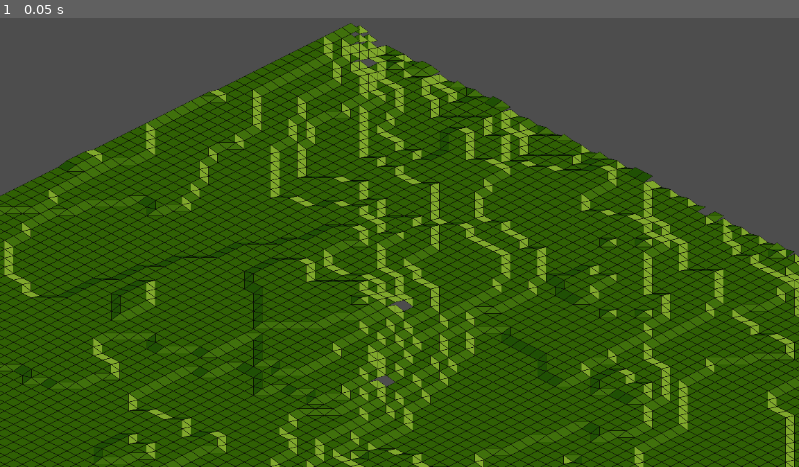
Above: before the commit, frame 1.
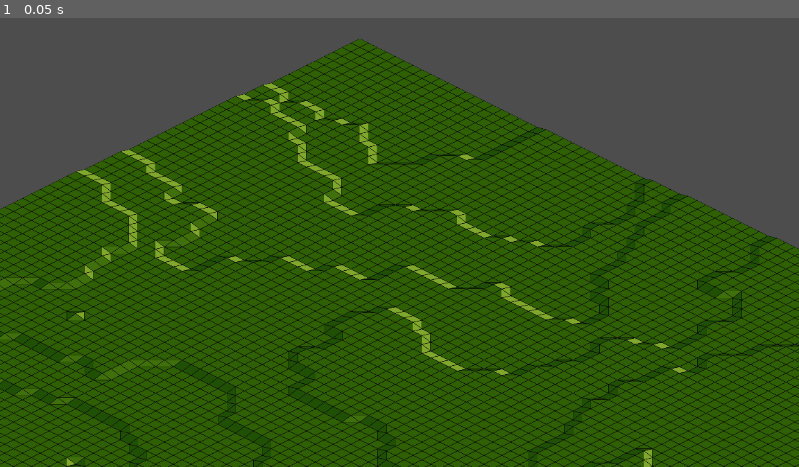
Above: after the commit, the same moment.

Repository: aligator/height-tile-map-godot
Game: Godot game, scene res://world.tscn
Same seed, same stepped clock (60 frames per second), same inputs: the game is played once before the commit and once after it.
Inputs:
- Up to frame 1 (0.05 s): no input

The runs differ from the first frame. In frame 1, 29% of the frame differs, in the area x 0-100%, y 1-100%.

Commit message:
Fix Diamond Square algorithm and validate heights to be valid (#1)
* Add height checks to DiamondSquare

* Add some tests

* Fix square step running too often

* Fix another diamond square issue

* Fix square step with wrong min-height calculation

Diff:
--- a/heightTileMap/HeightTileMap.gd
+++ b/heightTileMap/HeightTileMap.gd
@@ -1,6 +1,7 @@
 extends Node2D
 class_name HeightTileMap
 
+@export var seed: int = 0
 @export var size: int = 16
 @export var max_height: int = 16
 @export var roughness: float = 30
@@ -20,6 +21,12 @@
 # Called when the node enters the scene tree for the first time.
 func _ready():
 	var rand = RandomNumberGenerator.new()
+	if seed != 0:
+		rand.set_seed(seed)
+
+	print("Seed:")
+	print(rand.seed)
+
 	heights = map_generator.generate(size+1, roughness, max_height-1, rand)
 
 	# print the map line by line
--- a/heightTileMap/heightTileMap.tscn
+++ b/heightTileMap/heightTileMap.tscn
@@ -12,7 +12,6 @@
 map_generator_script = ExtResource("3_kysf3")
 
 [node name="OpenTTDBaseMap" type="TileMap" parent="."]
-visible = false
 y_sort_enabled = true
 tile_set = ExtResource("3_3xdus")
 format = 2
--- a/project.godot
+++ b/project.godot
@@ -13,3 +13,7 @@
 config/name="TTDmap"
 run/main_scene="res://world.tscn"
 config/features=PackedStringArray("4.0", "Forward Plus")
+
+[editor_plugins]
+
+enabled=PackedStringArray("res://addons/gut/plugin.cfg")
--- a/scripts/diamondSquare.gd
+++ b/scripts/diamondSquare.gd
@@ -3,36 +3,127 @@
 # https://medium.com/@nickobrien/diamond-square-algorithm-explanation-and-c-implementation-5efa891e486f
 # https://peterellisjones.com/posts/generating-transport-tycoon-terrain/
 # https://craftofcoding.wordpress.com/tag/diamond-square-algorithm/
+#
+# Note that some ressources swap the naming between the diamond_step and the square_step.
+# I name it like in wikipedia https://upload.wikimedia.org/wikipedia/commons/b/bf/Diamond_Square.svg
 
 func print_map(map):
 	# Print the map line by line
 	for x in range(0, map.size()):
-		var line = ""
+		var line = "  | "
+		if x == map.size()/2:
+			line = "Y | "
+
 		for y in range(0, map[x].size()):
-			line += str(map[x][y]) + " "
+			line += str("%0*d " % [2, map[y][x]])
 		print(line)
-	print("_______________")
+	print("  ____________________________")
+	print("               X\n")
 
-func diamondStep(map: Array[Array], x: int, y: int, reach: int, size: int, roughness: float, max_height: int, rand: RandomNumberGenerator):
+# Sets the center based on the height of four edge points
+#
+# 7  0  0  0  1
+# 0  0  0  0  0
+# 0  0  15 0  0
+# 0  0  0  0  0
+# 14 0  0  0  13
+func diamond_step(map: Array[Array], x: int, y: int, reach: int, size: int, roughness: float, max_height: int, rand: RandomNumberGenerator):
+	# avg over the 4 corners of the square
+	var top_left = map[x][y]
+	var top_right = map[x + size][y]
+	var bottom_left = map[x][y + size]
+	var bottom_right = map[x + size][y + size]
+
+	var avg = (top_left + top_right + bottom_left + bottom_right) / 4.0
+	avg += rand.randf_range(-roughness, roughness)
+
+	var local_max_height = min(
+		max_height,
+		top_left + reach,
+		top_right + reach,
+		bottom_left + reach,
+		bottom_right + reach,
+	)
+
+	var local_min_height = max(
+		0,
+		top_left - reach,
+		top_right - reach,
+		bottom_left - reach,
+		bottom_right - reach,
+	)
+
+	var center_x = x + reach
+	var center_y = y + reach
+	if center_x - reach*2 >= 0:
+		var pos = map[center_x-reach*2][center_y]
+		if pos != -1:
+			local_min_height = max(local_min_height, pos - reach*2)
+			local_max_height = min(local_max_height, pos + reach*2)
+	if center_x + reach*2 < map.size():
+		var pos = map[center_x+reach*2][center_y]
+		if pos != -1:
+			local_min_height = max(local_min_height, pos - reach*2)
+			local_max_height = min(local_max_height, pos + reach*2)
+	if center_y - reach*2 >= 0:
+		var pos = map[center_x][center_y-reach*2]
+		if pos != -1:
+			local_min_height = max(local_min_height, pos - reach*2)
+			local_max_height = min(local_max_height, pos + reach*2)
+	if center_y + reach*2 < map.size():
+		var pos = map[center_x][center_y+reach*2]
+		if pos != -1:
+			local_min_height = max(local_min_height, pos - reach*2)
+			local_max_height = min(local_max_height, pos + reach*2)
+
+	# Set the center to the average of the corners + random value
+	avg = clampi(roundi(avg), max(0, min(local_min_height, local_max_height)), max(0, local_max_height))
+
+	map[x + reach][y + reach] = avg
+
+# Sets the center of the sides of the square.
+# Each call only sets one side based on the reach. But together al
+# 'X' in the drawing below get set.
+#
+# 7  0  X  0  1
+# 0  0  0  0  0
+# X  0  15 0  X
+# 0  0  0  0  0
+# 14 0  X  0  13
+func square_step(map: Array[Array], x: int, y: int, reach: int, size: int, roughness: float, max_height: int, rand: RandomNumberGenerator):
 	var count = 0
 	var avg = 0.0
+	var local_max_height = max_height
+	var local_min_height = 0
+
 	if x - reach >= 0:
-		avg += map[x-reach][y-reach]
+		avg += map[x-reach][y]
 		count+=1
+		local_min_height = max(local_min_height, map[x-reach][y] - reach)
+		local_max_height = min(local_max_height, map[x-reach][y] + reach)
 	if x + reach < size:
 		avg += map[x+reach][y]
 		count+=1
+		local_min_height = max(local_min_height, map[x+reach][y] - reach)
+		local_max_height = min(local_max_height, map[x+reach][y] + reach)
 	if y - reach >= 0:
 		avg += map[x][y-reach]
 		count+=1
+		local_min_height = max(local_min_height, map[x][y-reach] - reach)
+		local_max_height = min(local_max_height, map[x][y-reach] + reach)
 	if y + reach < size:
 		avg += map[x][y+reach]
 		count+=1
+		local_min_height = max(local_min_height, map[x][y+reach] - reach)
+		local_max_height = min(local_max_height, map[x][y+reach] + reach)
 
+#	local_min_height = max(local_min_height, map[x][y]-reach)
+#	local_max_height = min(local_max_height, map[x][y]+reach)
+
+	avg /= count
 	avg += rand.randf_range(-roughness, roughness)
-	avg /= count
-	map[x][y] = clampi(roundi(avg), 0, max_height)
 
+	map[x][y] = clampi(roundi(avg), max(0, min(local_min_height, local_max_height)), max(0, local_max_height))
 
 # generate a height map as a two dimensional array out of integers.
 # Size must be 2^n + 1 -> 3, 5, 9, 17, ... 257
@@ -42,56 +133,50 @@
 	for x in range(0, size):
 		var row: Array = []
 		for y in range(0, size):
-			row.append(0)
+			row.append(-1)
 		map.append(row)
 
 	# Set the corners to random values
-	map[0][0] = rand.randi_range(0, max_height)
-	map[size-1][0] = rand.randi_range(0, max_height)
-	map[0][size-1] = rand.randi_range(0, max_height)
-	map[size-1][size-1] = rand.randi_range(0, max_height)
+#	map[0][0] = rand.randi_range(0, max_height)
+#	map[size-1][0] = rand.randi_range(0, max_height)
+#	map[0][size-1] = rand.randi_range(0, max_height)
+#	map[size-1][size-1] = rand.randi_range(0, max_height)
+	map[0][0] = 2
+	map[size-1][0] = 1
+	map[0][size-1] = 6
+	map[size-1][size-1] = 4
 
 	var side_length: int = size - 1
 	while side_length >= 2:
 		var half_length = floori(side_length / 2.0);
-		# Caclulate the ssquare values
 		for x in range(0, size - 1, side_length):
 			for y in range(0, size - 1, side_length):
+				diamond_step(map, x, y, half_length, side_length, roughness, max_height, rand)
 
-				# avg over the 4 corners of the square
-				var top_left = map[x][y]
-				var top_right = map[x + side_length][y]
-				var bottom_left = map[x][y + side_length]
-				var bottom_right = map[x + side_length][y + side_length]
+		if size <= 16:
+			print("diamond")
+			print_map(map)
 
-				var avg = (top_left + top_right + bottom_left + bottom_right) / 4.0
-				avg += rand.randf_range(-roughness, roughness)
-
-				# Set the center to the average of the corners + random value
-				avg = clampi(roundi(avg), 0, max_height)
-
-				map[x + half_length][y + half_length] = avg
-
-		print_map(map)
-
-		# Calculate the diamondSteps
 		var col = 0
-		for x in range(0, size+half_length, half_length):
+		for x in range(0, size+1, half_length):
 			col += 1
 			# If this is an odd column
 			if col % 2 == 1:
 				for y in range(half_length, size, side_length):
-					diamondStep(map, x % size, y % size, half_length, size, roughness, max_height, rand)
+					square_step(map, x % size, y % size, half_length, size, roughness, max_height, rand)
 			else:
 				for y in range(0, size, side_length):
-					diamondStep(map, x % size, y % size, half_length, size, roughness, max_height, rand)
+					square_step(map, x % size, y % size, half_length, size, roughness, max_height, rand)
 
-		print_map(map)
+		if size <= 16:
+			print("square")
+			print_map(map)
 
 		roughness /= 2.0
 		side_length /= 2
 
-	print_map(map)
+	if size <= 16:
+		print_map(map)
 
 	# Return the map
 	return map
--- /dev/null
+++ b/test/unit/scripts/diamondSquareTest.gd
@@ -0,0 +1,252 @@
+extends GutTest
+
+var DiamondSquare = load('res://scripts/diamondSquare.gd')
+
+var rand = RandomNumberGenerator.new()
+
+func before_each():
+	gut.p("Reset Seed")
+	rand.set_seed(42)
+
+var diamond_params = ParameterFactory.named_parameters(
+	# map: Array[Array], x: int, y: int, reach: int, size: int, roughness: float, max_height: int
+	['name', 'map', 'x', 'y', 'reach', 'size', 'roughness', 'max_height', "result"], # names
+	[# values
+	["normal calculation",
+		[[   10, 0, 0, 0, 10],
+			[0, 0, 0, 0, 0],
+			[0, 0, 0, 0, 0],
+			[0, 0, 0, 0, 0],
+			[10, 0, 0, 0, 10]] as Array[Array], # map
+		0, 0, # x, y
+		2,    # reach
+		5,    # size
+		0,    # roughness
+		20,    # max_height
+		[[   10, 0, 0, 0, 10],
+			[0, 0, 0, 0, 0],
+			[0, 0, 10, 0, 0],
+			[0, 0, 0, 0, 0],
+			[10, 0, 0, 0, 10]] as Array[Array], # result
+	],
+	["normal calculation with roughness",
+		[[   10, 0, 0, 0, 10],
+			[0, 0, 0, 0, 0],
+			[0, 0, 0, 0, 0],
+			[0, 0, 0, 0, 0],
+			[10, 0, 0, 0, 10]] as Array[Array], # map
+		0, 0, # x, y
+		2,    # reach
+		5,    # size
+		1,    # roughness
+		20,    # max_height
+		[[   10, 0, 0, 0, 10],
+			[0, 0, 0, 0, 0],
+			[0, 0, 9, 0, 0],
+			[0, 0, 0, 0, 0],
+			[10, 0, 0, 0, 10]] as Array[Array], # result
+	],
+	["max_height kicks in",
+		[[   10, 0, 0, 0, 10],
+			[0, 0, 0, 0, 0],
+			[0, 0, 0, 0, 0],
+			[0, 0, 0, 0, 0],
+			[10, 0, 0, 0, 10]] as Array[Array], # map
+		0, 0, # x, y
+		2,    # reach
+		5,    # size
+		0,    # roughness
+		5,    # max_height
+		[[   10, 0, 0, 0, 10],
+			[0, 0, 0, 0, 0],
+			[0, 0, 5, 0, 0], # In this test the center is 10
+			[0, 0, 0, 0, 0],
+			[10, 0, 0, 0, 10]] as Array[Array], # result
+	],
+	["adjacent points in reach are out of map-size and therefore not considered",
+		[[   10, 0, 0, 0, 10],
+			[0, 0, 0, 0, 0],
+			[0, 0, 0, 0, 0],
+			[0, 0, 0, 0, 0],
+			[10, 0, 0, 0, 10]] as Array[Array], # map
+		0, 0, # x, y
+		2,    # reach
+		5,    # size
+		0,    # roughness
+		20,    # max_height
+		[[   10, 0, 0, 0, 10],
+			[0, 0, 0, 0, 0],
+			[0, 0, 10, 0, 0], # In this test the center is 10
+			[0, 0, 0, 0, 0],
+			[10, 0, 0, 0, 10]] as Array[Array], # result
+	],
+	["adjacent points in reach forces new min",
+	# Despite this test using the same values as the previouse one,
+	# the center is now 11 as a lower one is not allowed due to the adjacent values (15)
+		[[   0, 0, 0, 0, 0, 0, 0, 0, 0, 0, 0],
+			[0, 0, 0, 0, 0, 15, 0, 0, 0, 0, 0],
+			[0, 0, 0, 0, 0, 0, 0, 0, 0, 0, 0],
+			[0, 0, 0, 10, 0, 0, 0, 10, 0, 0, 0],
+			[0, 0, 0, 0, 0, 0, 0, 0, 0, 0, 0],
+			[0, 15, 0, 0, 0, 0, 0, 0, 0, 15, 0],
+			[0, 0, 0, 0, 0, 0, 0, 0, 0, 0, 0],
+			[0, 0, 0, 10, 0, 0, 0, 10, 0, 0, 0],
+			[0, 0, 0, 0, 0, 0, 0, 0, 0, 0, 0],
+			[0, 0, 0, 0, 0, 15, 0, 0, 0, 0, 0],
+			[0, 0, 0, 0, 0, 0, 0, 0, 0, 0, 0]] as Array[Array], # map
+		3, 3, # x, y
+		2,    # reach
+		5,    # size
+		0,    # roughness
+		20,    # max_height
+		[[   0, 0, 0, 0, 0, 0, 0, 0, 0, 0, 0],
+			[0, 0, 0, 0, 0, 15, 0, 0, 0, 0, 0],
+			[0, 0, 0, 0, 0, 0, 0, 0, 0, 0, 0],
+			[0, 0, 0, 10, 0, 0, 0, 10, 0, 0, 0],
+			[0, 0, 0, 0, 0, 0, 0, 0, 0, 0, 0],
+			[0, 15, 0, 0, 0, 11, 0, 0, 0, 15, 0],
+			[0, 0, 0, 0, 0, 0, 0, 0, 0, 0, 0],
+			[0, 0, 0, 10, 0, 0, 0, 10, 0, 0, 0],
+			[0, 0, 0, 0, 0, 0, 0, 0, 0, 0, 0],
+			[0, 0, 0, 0, 0, 15, 0, 0, 0, 0, 0],
+			[0, 0, 0, 0, 0, 0, 0, 0, 0, 0, 0]] as Array[Array], # result
+	],
+	])
+func test_diamond_step(params = use_parameters(diamond_params)):
+	gut.p(params.name)
+
+	var ds = DiamondSquare.new()
+
+	# deep copy the map as it will be modified
+	var got: Array[Array] = []
+	for x in range(params.map.size()):
+		got.append([])
+		for y in range(params.map[x].size()):
+			got[x].append(params.map[x][y])
+
+	ds.diamond_step(got, params.x, params.y, params.reach, params.size-1, params.roughness, params.max_height, rand)
+
+	for x in range(got.size()):
+		for y in range(got[x].size()):
+			assert_eq(got[x][y], params.result[x][y], "x: " + str(x) + ", y: " + str(y))
+
+var square_params = ParameterFactory.named_parameters(
+	# map: Array[Array], x: int, y: int, reach: int, size: int, roughness: float, max_height: int
+	['name', 'map', 'x', 'y', 'reach', 'size', 'roughness', 'max_height', "result", "seed"], # names
+	[# values
+	["normal calculation - side 1",
+		[[   1, -1, -1, -1,  2],
+		   [-1, -1, -1, -1, -1],
+		   [-1, -1,  3, -1, -1],
+		   [-1, -1, -1, -1, -1],
+		   [ 1, -1, -1, -1,  3]] as Array[Array], # map
+		0, 2, # x, y
+		2,    # reach
+		5,    # size
+		0,    # roughness
+		20,    # max_height
+		[[   1, -1,  2,  -1,  2],
+		   [-1, -1, -1, -1, -1],
+		   [-1, -1,  3, -1, -1],
+		   [-1, -1, -1, -1, -1],
+		   [ 1, -1, -1, -1,  3]] as Array[Array], # result
+		42,
+	],
+	["normal calculation - side 2",
+		[[   1, -1, -1, -1,  2],
+		   [-1, -1, -1, -1, -1],
+		   [-1, -1,  3, -1, -1],
+		   [-1, -1, -1, -1, -1],
+		   [ 1, -1, -1, -1,  3]] as Array[Array], # map
+		2, 4, # x, y
+		2,    # reach
+		5,    # size
+		0,    # roughness
+		20,    # max_height
+		[[   1, -1, -1,  -1,  2],
+		   [-1, -1, -1, -1, -1],
+		   [-1, -1,  3, -1,  3],
+		   [-1, -1, -1, -1, -1],
+		   [ 1, -1, -1, -1,  3]] as Array[Array], # result
+		42,
+	],
+	["normal calculation - side 3",
+		[[   1, -1, -1, -1,  2],
+		   [-1, -1, -1, -1, -1],
+		   [-1, -1,  3, -1, -1],
+		   [-1, -1, -1, -1, -1],
+		   [ 1, -1, -1, -1,  3]] as Array[Array], # map
+		4, 2, # x, y
+		2,    # reach
+		5,    # size
+		0,    # roughness
+		20,    # max_height
+		[[   1, -1, -1,  -1,  2],
+		   [-1, -1, -1, -1, -1],
+		   [-1, -1,  3, -1, -1],
+		   [-1, -1, -1, -1, -1],
+		   [ 1, -1,  2, -1,  3]] as Array[Array], # result
+		42,
+	],
+	["normal calculation - side 4",
+		[[   1, -1, -1, -1,  2],
+		   [-1, -1, -1, -1, -1],
+		   [-1, -1,  3, -1, -1],
+		   [-1, -1, -1, -1, -1],
+		   [ 1, -1, -1, -1,  3]] as Array[Array], # map
+		2, 0, # x, y
+		2,    # reach
+		5,    # size
+		0,    # roughness
+		20,    # max_height
+		[[   1, -1, -1,  -1,  2],
+		   [-1, -1, -1, -1, -1],
+		   [ 2, -1,  3, -1, -1],
+		   [-1, -1, -1, -1, -1],
+		   [ 1, -1, -1, -1,  3]] as Array[Array], # result
+		42,
+	],
+	["very rough with specific seed (previously broken)",
+						#            V--broken
+		[[   2, -1,  3, -1,  5, -1, -1, -1,  1],
+		   [-1,  3, -1,  4, -1, 02, -1,  1, -1],
+		   [04, -1, 04, -1, 05, -1, 03, -1, 00],
+		   [04, -1, 04, -1, 05, -1, 03, -1, 00],
+		   [04, -1, 04, -1, 05, -1, 03, -1, 00],
+		   [04, -1, 04, -1, 05, -1, 03, -1, 00],
+		   [04, -1, 04, -1, 05, -1, 03, -1, 00],
+		   [04, -1, 04, -1, 05, -1, 03, -1, 00],
+		   [04, -1, 04, -1, 05, -1, 03, -1, 00]] as Array[Array], # map
+		0, 6, # x, y
+		2,    # reach
+		8,    # size
+		50,    # roughness
+		8,    # max_height
+		[[   2, -1,  3, -1,  5, -1,  3, -1,  1],
+		   [-1,  3, -1,  4, -1, 02, -1,  1, -1],
+		   [04, -1, 04, -1, 05, -1, 03, -1, 00],
+		   [04, -1, 04, -1, 05, -1, 03, -1, 00],
+		   [04, -1, 04, -1, 05, -1, 03, -1, 00],
+		   [04, -1, 04, -1, 05, -1, 03, -1, 00],
+		   [04, -1, 04, -1, 05, -1, 03, -1, 00],
+		   [04, -1, 04, -1, 05, -1, 03, -1, 00],
+		   [04, -1, 04, -1, 05, -1, 03, -1, 00]] as Array[Array], # result
+		124246,
+	]])
+func test_square_step(params = use_parameters(square_params)):
+	gut.p(params.name)
+
+	var ds = DiamondSquare.new()
+
+	# deep copy the map as it will be modified
+	var got: Array[Array] = []
+	for x in range(params.map.size()):
+		got.append([])
+		for y in range(params.map[x].size()):
+			got[x].append(params.map[x][y])
+
+	ds.square_step(got, params.x, params.y, params.reach, params.size, params.roughness, params.max_height, rand)
+
+	for x in range(got.size()):
+		for y in range(got[x].size()):
+			assert_eq(got[x][y], params.result[x][y], "x: " + str(x) + ", y: " + str(y))
--- a/world.tscn
+++ b/world.tscn
@@ -44,7 +44,9 @@
 layer_0/tile_data = PackedInt32Array(-458744, 786432, 0, -458742, 786432, 0, -458743, 786432, 0, -458745, 786432, 0)
 
 [node name="HeightTileMap2" parent="." instance=ExtResource("2_k0jk2")]
+seed = 3571322487510440960
 size = 256
+roughness = 10.0
 
 [node name="Camera2D" type="Camera2D" parent="."]
 position = Vector2(175, 728)
Not shown, added: .gut_editor_config.json
Not shown, added: addons/gut/GutScene.gd
Not shown, added: addons/gut/GutScene.tscn
Not shown, added: addons/gut/UserFileViewer.gd
Not shown, added: addons/gut/UserFileViewer.tscn
Not shown, added: addons/gut/autofree.gd
Not shown, added: addons/gut/awaiter.gd
Not shown, added: addons/gut/comparator.gd
Not shown, added: addons/gut/compare_result.gd
Not shown, added: addons/gut/diff_formatter.gd
Not shown, added: addons/gut/diff_tool.gd
Not shown, added: addons/gut/double_templates/function_template.txt
(and 101 more such lines)
